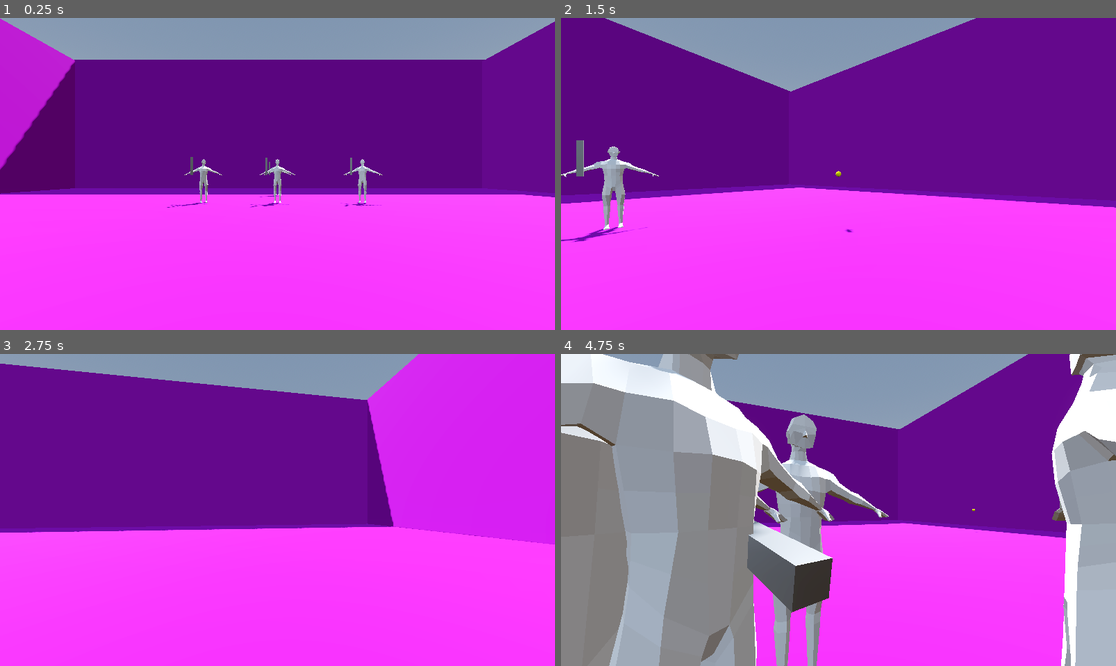
Above: before the commit, frames 1-4 (two rows, left to right).
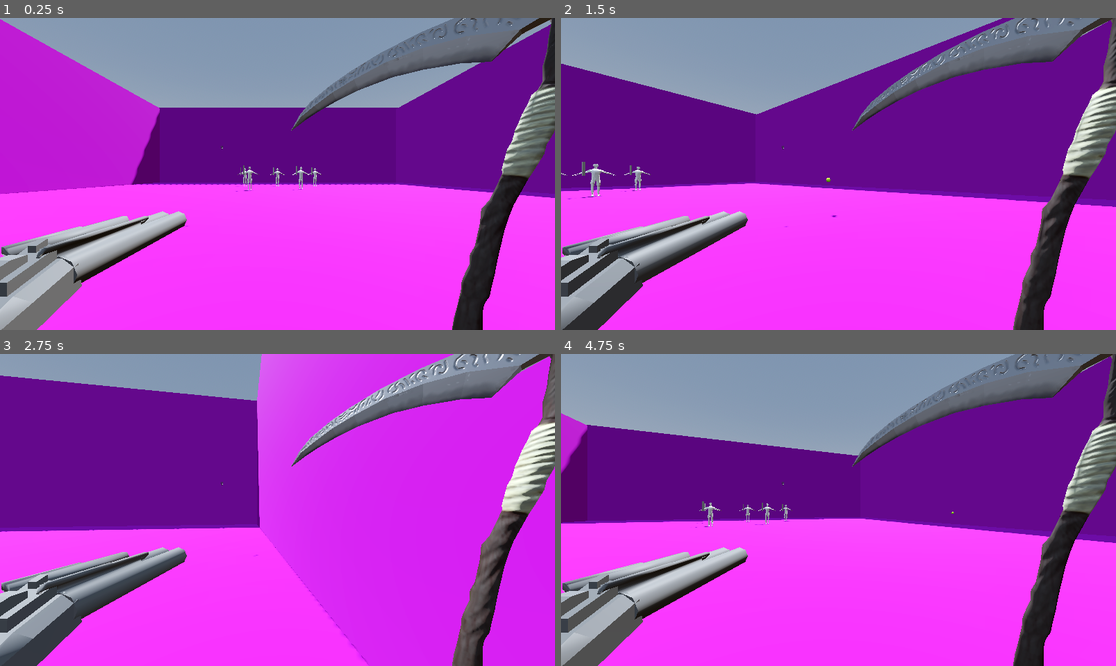
Above: after the commit, the same moments.

Repository: SeminixDev/pandora-boomer-shooter
Game: Godot game, scene res://World/world.tscn
The game is run twice, just before and just after one commit, with the same random seed, the same clock (stepped at 60 frames per second) and the same inputs.
Inputs:
- Up to frame 1 (0.25 s): no input
- Up to frame 2 (1.5 s): tap Enter (ui_accept) at 0.5, 0.77 s; hold Right (ui_right) 0.53-1.28 s; tap Z (shoot) at 0.6, 1.35 s; hold Down (ui_down) from 1.28 s (still down)
- Up to frame 3 (2.75 s): tap Enter (ui_accept) at 1.52 s; release Down (ui_down) at 2.03 s; hold Right (ui_right) from 2.03 s (still down); tap Z (shoot) at 2.1 s
- Up to frame 4 (4.75 s): release Right (ui_right) at 2.78 s; hold Up (ui_up) 2.78-3.53 s; tap Z (shoot) at 2.85, 3.6, 4.35 s; tap Enter (ui_accept) at 3.02, 3.77, 4.52 s; hold Left (ui_left) from 3.53 s (still down)

The runs differ from the first frame. In frame 1, 34% of the frame differs, in the area x 0-100%, y 0-100%; in frame 2, 25%; in frame 3, 45%; in frame 4, 56%.

Commit message:
Added gun & scythe, trying to get stuff to work...

Diff:
--- a/Enemy/enemy.gd
+++ b/Enemy/enemy.gd
@@ -6,15 +6,18 @@
 var current_health: int
 
 @export_group("Attack")
+@export var is_ranged: bool = false
 @export var attack_damage: int = 10
 @export var attack_range: float = 2.0
 @export var attack_cooldown: float = 1.0
 var time_since_last_attack: float = 0.0
 
 @export_group("Dependencies")
+@export var bullet_scene: PackedScene
 @onready var aggro_area: Area3D = %AggroArea
 @onready var animation_player: AnimationPlayer = %AnimationPlayer
-@onready var sword_aim: Node3D = $SwordAim
+@onready var sword_aim: Node3D = %MeleeAim
+@onready var bullet_spawn_marker: Marker3D = %BulletSpawnMarker
 var target: Node3D = null
 
 # --- Common ---
@@ -68,11 +71,14 @@
 		velocity.z = 0
 
 		if time_since_last_attack >= attack_cooldown:
-			attack_target()
+			if is_ranged:
+				ranged_attack()
+			else:
+				melee_attack()
 
 # --- Attacking ---
 
-func attack_target() -> void:
+func melee_attack() -> void:
 	# Rotate the sword arm specifically to point exactly at the player's core
 	if is_instance_valid(target) and is_instance_valid(sword_aim):
 		var aim_position = target.global_position
@@ -88,6 +94,27 @@
 	if animation_player:
 		animation_player.play("attack_swing")
 
+func ranged_attack() -> void:
+	if bullet_scene and is_instance_valid(target):
+		time_since_last_attack = 0.0
+
+		# Fallback spawn position is chest height if no marker exists
+		var spawn_pos = global_position + Vector3(0, 1.0, 0)
+		if bullet_spawn_marker:
+			spawn_pos = bullet_spawn_marker.global_position
+
+		var bullet = bullet_scene.instantiate()
+
+		get_tree().current_scene.add_child(bullet)
+
+		bullet.set_color(Color.ORANGE_RED)
+
+		bullet.global_position = spawn_pos
+		var aim_target = target.global_position + Vector3(0, 1.0, 0)
+		var shoot_dir = spawn_pos.direction_to(aim_target)
+		bullet.set_direction(shoot_dir)
+
+		print_debug("Enemy fired a projectile!")
 
 # --- Damage ---
 
--- a/Enemy/enemy.tscn
+++ b/Enemy/enemy.tscn
@@ -1,10 +1,11 @@
 [gd_scene format=3 uid="uid://dshhth2hutp67"]
 
 [ext_resource type="Script" uid="uid://biagln1y5nsbd" path="res://Enemy/enemy.gd" id="1_2pb1h"]
+[ext_resource type="PackedScene" uid="uid://c5o66lq5ohpk7" path="res://Weapons/bullet.tscn" id="2_am0pq"]
 [ext_resource type="PackedScene" uid="uid://bnfi2lyx5utkf" path="res://Models/Character.glb" id="2_px1sc"]
 
-[sub_resource type="CylinderShape3D" id="CylinderShape3D_px1sc"]
-radius = 0.44921875
+[sub_resource type="BoxShape3D" id="BoxShape3D_am0pq"]
+size = Vector3(1, 2.071762, 0.41137695)
 
 [sub_resource type="BoxMesh" id="BoxMesh_sword"]
 size = Vector3(0.1, 0.8, 0.1)
@@ -21,7 +22,7 @@
 tracks/0/type = "value"
 tracks/0/imported = false
 tracks/0/enabled = true
-tracks/0/path = NodePath("SwordAim/SwordPivot:rotation")
+tracks/0/path = NodePath("MeleeAim/MeleePivot:rotation")
 tracks/0/interp = 1
 tracks/0/loop_wrap = true
 tracks/0/keys = {
@@ -38,7 +39,7 @@
 tracks/0/type = "value"
 tracks/0/imported = false
 tracks/0/enabled = true
-tracks/0/path = NodePath("SwordAim/SwordPivot:rotation")
+tracks/0/path = NodePath("MeleeAim/MeleePivot:rotation")
 tracks/0/interp = 2
 tracks/0/loop_wrap = true
 tracks/0/keys = {
@@ -60,20 +61,22 @@
 collision_layer = 4
 collision_mask = 3
 script = ExtResource("1_2pb1h")
+bullet_scene = ExtResource("2_am0pq")
 
 [node name="CollisionShape3D" type="CollisionShape3D" parent="." unique_id=801795590]
-transform = Transform3D(0.99999785, 0, 3.874302e-07, 0, 1, 0, -3.874302e-07, 0, 0.99999785, 0, 0.00076293945, 0)
-shape = SubResource("CylinderShape3D_px1sc")
+transform = Transform3D(1, 0, 3.8743102e-07, 0, 1, 0, -3.8743102e-07, 0, 1, -2.6957494e-09, 0.02823639, -0.006958008)
+shape = SubResource("BoxShape3D_am0pq")
 
 [node name="Character" parent="." unique_id=677145848 instance=ExtResource("2_px1sc")]
 transform = Transform3D(0.615, 0, 0, 0, 0.615, 0, 0, 0, 0.615, 0, -0.9856733, 0)
 
-[node name="SwordAim" type="Node3D" parent="." unique_id=465440509]
+[node name="MeleeAim" type="Node3D" parent="." unique_id=465440509]
+unique_name_in_owner = true
 transform = Transform3D(1, 0, 0, 0, 1, 0, 0, 0, 1, 0.5, 0.3, -0.3)
 
-[node name="SwordPivot" type="Node3D" parent="SwordAim" unique_id=605871433]
+[node name="MeleePivot" type="Node3D" parent="MeleeAim" unique_id=605871433]
 
-[node name="SwordMesh" type="MeshInstance3D" parent="SwordAim/SwordPivot" unique_id=2085266208]
+[node name="SwordMesh" type="MeshInstance3D" parent="MeleeAim/MeleePivot" unique_id=2085266208]
 transform = Transform3D(1, 0, 0, 0, 1, 0, 0, 0, 1, 0, 0.4, 0)
 mesh = SubResource("BoxMesh_sword")
 surface_material_override/0 = SubResource("StandardMaterial3D_sword")
@@ -92,5 +95,9 @@
 shape = SubResource("SphereShape3D_px1sc")
 debug_color = Color(1, 0.022508273, 0.011324781, 0.41960785)
 
+[node name="BulletSpawnMarker" type="Marker3D" parent="." unique_id=1461186589]
+unique_name_in_owner = true
+transform = Transform3D(1, 0, 0, 0, 1, 0, 0, 0, 1, 0, 0.5, -0.8763545)
+
 [connection signal="body_entered" from="AggroArea" to="." method="_on_aggro_area_body_entered"]
 [connection signal="body_exited" from="AggroArea" to="." method="_on_aggro_area_body_exited"]
--- a/Player/Player.tscn
+++ b/Player/Player.tscn
@@ -3,8 +3,23 @@
 [ext_resource type="Script" uid="uid://bu2lvhlw8hx1p" path="res://Player/player.gd" id="1_xhfnw"]
 [ext_resource type="PackedScene" uid="uid://c5o66lq5ohpk7" path="res://Weapons/bullet.tscn" id="2_4ntmi"]
 [ext_resource type="PackedScene" uid="uid://bnfi2lyx5utkf" path="res://Models/Character.glb" id="3_btcbx"]
+[ext_resource type="PackedScene" uid="uid://djp66fmc2rjja" path="res://Models/ScythePlaceholder.glb" id="3_gwnis"]
+[ext_resource type="PackedScene" uid="uid://cm07c0h45tmey" path="res://Models/GunPlaceholder.glb" id="4_k53q1"]
 
 [sub_resource type="CylinderShape3D" id="CylinderShape3D_btcbx"]
+
+[sub_resource type="Animation" id="Animation_gwnis"]
+resource_name = "RESET"
+
+[sub_resource type="Animation" id="Animation_btcbx"]
+resource_name = "melee_swing"
+length = 0.4
+
+[sub_resource type="AnimationLibrary" id="AnimationLibrary_gwnis"]
+_data = {
+&"RESET": SubResource("Animation_gwnis"),
+&"melee_swing": SubResource("Animation_btcbx")
+}
 
 [node name="Player" type="CharacterBody3D" unique_id=2032895529]
 collision_layer = 2
@@ -16,12 +31,33 @@
 [node name="CollisionShape3D" type="CollisionShape3D" parent="." unique_id=978073437]
 shape = SubResource("CylinderShape3D_btcbx")
 
+[node name="Model" parent="." unique_id=677145848 instance=ExtResource("3_btcbx")]
+transform = Transform3D(0.615, 0, 0, 0, 0.615, 0, 0, 0, 0.615, 0, -0.9856733, 0)
+
 [node name="Camera3D" type="Camera3D" parent="." unique_id=1803648156]
-transform = Transform3D(1, 0, 0, 0, 1, 0, 0, 0, 1, 0, 0.35, -0.19)
+transform = Transform3D(1, 0, 0, 0, 1, 0, 0, 0, 1, 0, 0.3933503, -0.01788935)
+fov = 80.0
 
-[node name="BulletSpawnMarker" type="Marker3D" parent="Camera3D" unique_id=358114221]
+[node name="Scythe" type="Node3D" parent="." unique_id=1398363468]
+transform = Transform3D(-0.6832703, 0.041790605, -0.7289686, 0.06104854, 0.9981348, 0, 0.7276089, -0.04450247, -0.6845471, 0.32, -0.641, -0.597)
+
+[node name="ScytheAnimationPivot" type="Node3D" parent="Scythe" unique_id=1057816683]
+
+[node name="ScytheModel" parent="Scythe/ScytheAnimationPivot" unique_id=1176573865 instance=ExtResource("3_gwnis")]
+transform = Transform3D(0.20000002, 0, 0, 0, 0.2, 0, 0, 0, 0.19999997, 0, 0, 0)
+
+[node name="Gun" type="Node3D" parent="." unique_id=1506569778]
+transform = Transform3D(-1, 0, -8.742278e-08, 0, 1, 0, 8.742278e-08, 0, -1, -0.368, 0, -0.615)
+
+[node name="GunAnimationPivot" type="Node3D" parent="Gun" unique_id=160218141]
+
+[node name="GunModel" parent="Gun/GunAnimationPivot" unique_id=806565796 instance=ExtResource("4_k53q1")]
+transform = Transform3D(0.18, 0, 0, 0, 0.18, 0, 0, 0, 0.18, 0, 0, 0)
+
+[node name="Muzzle" type="Marker3D" parent="Gun/GunAnimationPivot" unique_id=358114221]
 unique_name_in_owner = true
-transform = Transform3D(1, 0, 0, 0, 1, 0, 0, 0, 1, 0, 0, -0.1359449)
+transform = Transform3D(-1, 0, 8.742278e-08, 0, 1, 0, -8.742278e-08, 0, -1, -5.9604645e-08, 0.17836101, 0.75714844)
 
-[node name="Character" parent="." unique_id=677145848 instance=ExtResource("3_btcbx")]
-transform = Transform3D(0.615, 0, 0, 0, 0.615, 0, 0, 0, 0.615, 0, -0.9856733, 0)
+[node name="AnimationPlayer" type="AnimationPlayer" parent="." unique_id=651748212]
+unique_name_in_owner = true
+libraries/ = SubResource("AnimationLibrary_gwnis")
--- a/Player/player.gd
+++ b/Player/player.gd
@@ -1,7 +1,6 @@
 class_name Player extends CharacterBody3D
 
 @export_group("Movement")
-
 @export var speed = 5.0
 @export var jump_velocity = 4.5
 @export var turn_speed = 0.07
@@ -10,12 +9,18 @@
 @export var max_health: int = 100
 var current_health: int = max_health
 
+@export_group("Melee (Scythe)")
+@export var melee_damage: int = 20
+@export var melee_cooldown: float = 0.6
+var time_since_last_melee: float = 0.0
+
 @export_group("Dependencies")
+@export var bullet_scene: PackedScene
+@onready var muzzle: Marker3D = %Muzzle
+@onready var melee_ray: RayCast3D = %MeleeRayCast
+@onready var animation_player: AnimationPlayer = %AnimationPlayer
 
-@export var bullet_scene: PackedScene
-@onready var muzzle: Marker3D = %BulletSpawnMarker
-
-# --- In-built ---
+# --- Node ---
 
 func _physics_process(delta: float) -> void:
 	# Add the gravity.
@@ -62,6 +67,26 @@
 	var shoot_direction = -muzzle.global_transform.basis.z.normalized()
 	bullet.set_direction(shoot_direction)
 
+	# Bullet settings
+	bullet.set_color(Color.GREEN_YELLOW)
+	bullet.collision_mask = bullet.collision_mask - 2 # remove player from collision mask
+
+func melee() -> void:
+	if time_since_last_melee < melee_cooldown:
+		return
+
+	time_since_last_melee = 0.0
+
+	# Play the scythe/sword swing animation
+	if animation_player:
+		animation_player.play("melee_swing")
+
+	# Check if the raycast is hitting an enemy
+	if melee_ray and melee_ray.is_colliding():
+		var target = melee_ray.get_collider()
+		if target.has_method("take_damage"):
+			target.take_damage(melee_damage)
+
 func take_damage(amount: int) -> void:
 	current_health -= amount
 	print_debug("Player took damage. Current Health: ", current_health)
--- a/Weapons/bullet.gd
+++ b/Weapons/bullet.gd
@@ -5,6 +5,8 @@
 @export var lifetime: float = 4.0
 
 var direction: Vector3 = Vector3.ZERO
+
+@onready var mesh = %MeshInstance3D
 
 func _ready() -> void:
 	# Connect the collision signal
@@ -29,3 +31,11 @@
 func set_direction(dir: Vector3) -> void:
 	direction = dir
 	look_at(position + direction, Vector3.UP)
+
+func set_color(color: Color) -> void:
+	if not is_node_ready():
+		await ready
+
+	var mat = mesh.get_active_material(0).duplicate()
+	mat.albedo_color = color
+	mesh.set_surface_override_material(0, mat)
--- a/Weapons/bullet.tscn
+++ b/Weapons/bullet.tscn
@@ -3,21 +3,21 @@
 [ext_resource type="Script" uid="uid://c7cghbfvxpor0" path="res://Weapons/bullet.gd" id="1_kxw81"]
 
 [sub_resource type="StandardMaterial3D" id="StandardMaterial3D_cv5v3"]
-albedo_color = Color(1, 1, 0, 1)
 
 [sub_resource type="CapsuleMesh" id="CapsuleMesh_v8qja"]
+material = SubResource("StandardMaterial3D_cv5v3")
 
 [sub_resource type="CapsuleShape3D" id="CapsuleShape3D_t4vbm"]
 
 [node name="Bullet" type="Area3D" unique_id=1594382983]
 transform = Transform3D(0.15, 0, 0, 0, 0.15, 0, 0, 0, 0.15, 0, 0, 0)
 collision_layer = 256
-collision_mask = 5
+collision_mask = 7
 script = ExtResource("1_kxw81")
 
 [node name="MeshInstance3D" type="MeshInstance3D" parent="." unique_id=85184324]
+unique_name_in_owner = true
 transform = Transform3D(1, 0, 0, 0, -4.371139e-08, -1, 0, 1, -4.371139e-08, 0, 0, 0)
-material_override = SubResource("StandardMaterial3D_cv5v3")
 mesh = SubResource("CapsuleMesh_v8qja")
 
 [node name="CollisionShape3D" type="CollisionShape3D" parent="." unique_id=1272254569]
--- a/World/world.tscn
+++ b/World/world.tscn
@@ -62,7 +62,7 @@
 
 [node name="Player" parent="." unique_id=1346923229 instance=ExtResource("1_62w18")]
 unique_name_in_owner = true
-transform = Transform3D(1, 0, 0, 0, 1, 0, 0, 0, 1, 0, 1, 0)
+transform = Transform3D(1, 0, 0, 0, 1, 0, 0, 0, 1, 0, 1, 10.928247)
 collision_mask = 1
 
 [node name="Enemies" type="Node" parent="." unique_id=828516008]
@@ -74,10 +74,19 @@
 transform = Transform3D(-0.9806762, 0, -0.19563816, 0, 1, 0, 0.19563816, 0, -0.9806762, -3.7650156, 1, -10.566)
 
 [node name="Enemy3" parent="Enemies" unique_id=1854641441 instance=ExtResource("2_8a836")]
-transform = Transform3D(-0.9806762, 0, -0.19563816, 0, 1, 0, 0.19563816, 0, -0.9806762, 0, 1, -14.04306)
+transform = Transform3D(-0.9806762, 0, -0.19563816, 0, 1, 0, 0.19563816, 0, -0.9806762, 2.1677938, 1, -6.256089)
+is_ranged = true
+attack_range = 10.0
+attack_cooldown = 1.5
 
 [node name="Enemy4" parent="Enemies" unique_id=1538839082 instance=ExtResource("2_8a836")]
 transform = Transform3D(-0.9806762, 0, -0.19563816, 0, 1, 0, 0.19563816, 0, -0.9806762, 4.330942, 1, -10.566)
+
+[node name="Enemy5" parent="Enemies" unique_id=725443022 instance=ExtResource("2_8a836")]
+transform = Transform3D(-0.9806762, 0, -0.19563816, 0, 1, 0, 0.19563816, 0, -0.9806762, -2.3956654, 1, -5.1152267)
+is_ranged = true
+attack_range = 10.0
+attack_cooldown = 1.5
 
 [node name="Environment" type="Node" parent="." unique_id=2127158984]
 
Renamed: Weapons/gun placeholder.glb -> Models/GunPlaceholder.glb
Not shown, added: Models/GunPlaceholder.glb.import
Renamed: Weapons/Sycthe Place.glb -> Models/ScythePlaceholder.glb
Not shown, added: Models/ScythePlaceholder.glb.import
Binary file added: Models/ScythePlaceholder_Image_0.png
Not shown, added: Models/ScythePlaceholder_Image_0.png.import
Binary file added: Models/ScythePlaceholder_Image_1.png
Not shown, added: Models/ScythePlaceholder_Image_1.png.import
